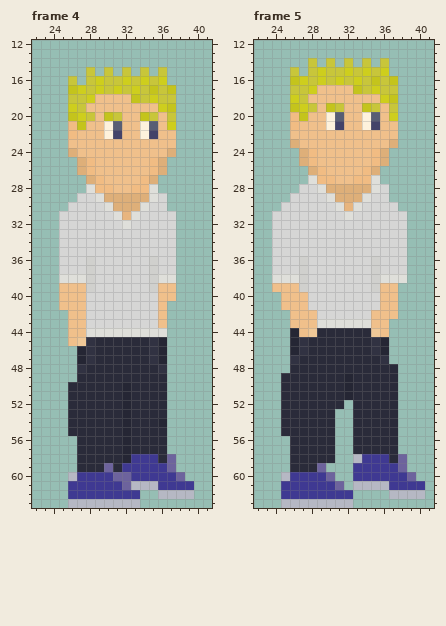
One commit to this pixel-art file: Assets/art/hamilton/HamiltonEast/Bank/Characters/LineWaiter3/LineWaiter3WalkD.aseprite. Above is the file before it was changed.
64x64 pixels, 5 frames. Colours within 5 levels of each other are drawn and written as one. Shown: frame 4: x 22..41, y 12..63; frame 5: x 22..41, y 12..63. The commit also changed other frames, which this record leaves out.
The same view after the edit:
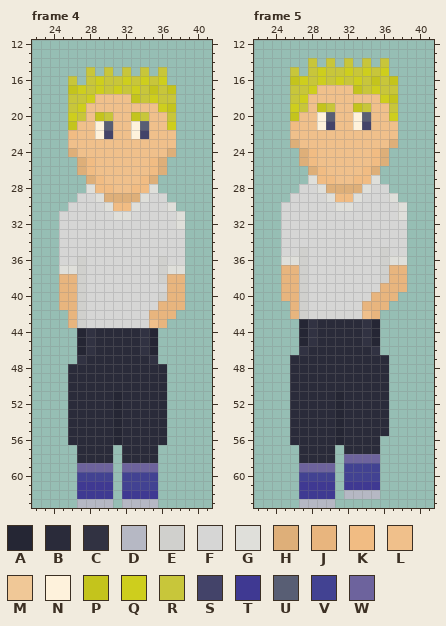
Palette (. is transparent): A #252634  B #2a2b3a  C #313242  D #b6b8c4  E #d0d0cd  F #d6d6d5  G #dfdfda  H #deaf79  J #e8b57e  K #f1bc83  L #f0c08b  M #f0c897  N #fef2dc  P #c4c41c  Q #cece1d  R #c8c63a  S #434369  T #3f3992  U #585e74  V #424292  W #6d639d
Changes in this commit:
layer "Walk D" now shown
layer "Walk R" now hidden
--- frame 4
@@ x 24..37 @@
 18 ..RRQLLLLPRQRR
-19 ..QRLLLLLLLLQP
-20 ..PQRLPRLLPRLR
-21 ..KPLLNULLNULQ
-22 ..KLLLNSLLNSLL
+19 ..RQLLLLLLLLQP
+20 ..QRLPRLLPRLLR
+21 ..PLLNULLNULLQ
+22 ..KLLNSLLNSLLL
 23 ..LLLLLLLLLLLL
@@ x 22..41 @@
 28 ......GKKLLKKG......
-29 .....FFGHHHHHGF.....
-30 ....FFFFGHHHGFF.....
-31 ...FFFFFFGJGFFFF....
-32 ...FFFFFFFGFFFFF....
-33 ...FFFFFFFFFFFFF....
-34 ...FFFFFFFFFFFFF....
-35 ...FFFFFFFFFFFFF....
-36 ...FFFEFFFFFFEFF....
-37 ...FFFEFFFFFFEFF....
-38 ...GGGEFFFFFFEGG....
-39 ...LLLEFFFFFFELL....
-40 ...LLLFFFFFFFFLL....
-41 ...LLLFFFFFFFFL.....
-42 ....LLFFFFFFFFL.....
-43 ....LLFFFFFFFFL.....
-44 ....LLGGGGGGGGG.....
-45 ....LMCBBBBBBCA.....
-46 .....ACBBBBBBCA.....
-47 .....ACBBBBBBCA.....
-48 .....CBBBBBBBBC.....
-49 .....BBBBBBBBBB.....
-50 ....BBBBBBABBBB.....
-51 ....BBBBBBABBBB.....
-52 ....BBBBBBABBBB.....
-53 ....BBBBBBABBBB.....
-54 ....BBBBBBABBBA.....
-55 ....BBBBBBABBBB.....
-56 .....BBBBBABBBB.....
-57 .....BBBBBABBBB.....
-58 .....BBBBBATTTBW....
-59 .....BBBWBTTTTTW....
-60 ....DTTTTWWTTTTTW...
-61 ....TTTTTTWDDDTTTT..
-62 ....TTTTTTTT..DDDD..
-63 ....DDDDDDDD........
+29 .....FFGHHHHGFF.....
+30 ....FFFFGKKGFFFG....
+31 ...FFFFFFGGFFFFFG...
+32 ...FFFFFFFFFFFFFG...
+33 ...FFFFFFFFFFFFFF...
+34 ...FFFFFFFFFFFFFF...
+35 ...FFFFFFFFFFFFFF...
+36 ...FFEFFFFFFFFEFF...
+37 ...GGEFFFFFFFFEGG...
+38 ...JJEFFFFFFFFEJJ...
+39 ...JJEFFFFFFFFFJJ...
+40 ...JJEFFFFFFFFEJJ...
+41 ...JJEFFFFFFFFJJJ...
+42 ....JEFFFFFFFJJJ....
+43 ....JEFFFFFFFLJ.....
+44 .....ACBBBBBCA......
+45 .....ACBBBBBCA......
+46 .....ACBBBBBCA......
+47 .....CBBBBBBBC......
+48 ....BBBBBBBBBBB.....
+49 ....BBBBBBBBBBB.....
+50 ....BBBBBBBBBBB.....
+51 ....BBBBBABBBBB.....
+52 ....BBBBBABBBBB.....
+53 ....BBBBBABBBBB.....
+54 ....BBBBBABBBBB.....
+55 ....BBBBBABBBBB.....
+56 ....BBBBBABBBBB.....
+57 .....BBBB.BBBB......
+58 .....BBBB.BBBB......
+59 .....WWWW.WWWW......
+60 .....VVVV.VVVV......
+61 .....TTTT.VVVV......
+62 .....TTTT.TTTT......
+63 .....DDDD.DDDD......
--- frame 5
@@ x 24..37 @@
 17 ..RRQLLLLPRQRR
-18 ..QRLLLLLLLLQP
-19 ..PQRLPRLLPRLR
-20 ..KPLLNULLNULQ
-21 ..KLLLNSLLNSLL
+18 ..RQLLLLLLLLQP
+19 ..QRLPRLLPRLLR
+20 ..PLLNULLNULLQ
+21 ..KLLNSLLNSLLL
 22 ..LLLLLLLLLLLL
@@ x 22..41 @@
 27 ......GKKLLKKG......
-28 .....FFGHHHHHGF.....
-29 ....FFFFGHHHGFF.....
-30 ...FFFFFFGJGFFFF....
-31 ..FFFFFFFFGFFFFFF...
-32 ..FFFFFFFFFFFFFFF...
-33 ..FFFFFFFFFFFFFFF...
-34 ..FFFFFFFFFFFFFFF...
-35 ..FFFFFFFFFFFFFFF...
-36 ..FFFEFFFFFFFEFFF...
-37 ..FFFEFFFFFFFEFFF...
-38 ..GGGEFFFFFFFEGGG...
-39 ..LLLEFFFFFFFELL....
-40 ...LLLFFFFFFFFLL....
-41 ...LLLFFFFFFFFLL....
-42 ....LLLFFFFFFLLL....
-43 ....LLLGGGGGGLL.....
-44 ....ALMBBBBBBML.....
-45 ....ACBBBBBBBCA.....
-46 ....ACBBBBBBBCA.....
-47 ....CBBBBBBBBBC.....
-48 ....BBBBBBBBBBBB....
-49 ...BBBBBBBABBBBB....
-50 ...BBBBBBBABBBBB....
-51 ...BBBBBBBABBBBB....
-52 ...BBBBBBB.BBBBB....
-53 ...BBBBBB..BBBBB....
-54 ...BBBBBB..BBBBB....
-55 ...BBBBBB..BBBBB....
-56 ....BBBBB..BBBBB....
-57 ....BBBBB..BBBBB....
-58 ....BBBBB..DTTTBW...
-59 ....BBBW...TTTTTW...
-60 ...DTTTTW..TTTTTTW..
-61 ...TTTTTTW.DDDDTTTT.
-62 ...TTTTTTTT....DDDD.
-63 ...DDDDDDDD.........
+28 .....FFGHHHHGFF.....
+29 ....FFFFGKKGFFFG....
+30 ...FFFFFFGGFFFFFG...
+31 ...FFFFFFFFFFFFFG...
+32 ...FFFFFFFFFFFFFF...
+33 ...FFFFFFFFFFFFFF...
+34 ...FFFFFFFFFFFFFF...
+35 ...FFEFFFFFFFFEFF...
+36 ...GGEFFFFFFFFEGG...
+37 ...JJEFFFFFFFFEJJ...
+38 ...JJEFFFFFFFFEJJ...
+39 ...JJEFFFFFFFFJJJ...
+40 ...JJEFFFFFFFJJJ....
+41 ....JEFFFFFFJJJ.....
+42 ....JEFFFFFFLJ......
+43 .....ACBBBBBCA......
+44 .....ACBBBBBCA......
+45 .....ACBBBBBCA......
+46 .....CBBBBBBBC......
+47 ....BBBBBBBBBBB.....
+48 ....BBBBBBBBBBB.....
+49 ....BBBBBBBBBBB.....
+50 ....BBBBBBBBBBB.....
+51 ....BBBBBABBBBB.....
+52 ....BBBBBABBBBB.....
+53 ....BBBBBABBBBB.....
+54 ....BBBBBABBBBB.....
+55 ....BBBBBABBBBB.....
+56 ....BBBBBABBBB......
+57 .....BBBB.BBBB......
+58 .....BBBB.WWWW......
+59 .....WWWW.VVVV......
+60 .....VVVV.VVVV......
+61 .....TTTT.TTTT......
+62 .....TTTT.DDDD......
+63 .....DDDD...........
